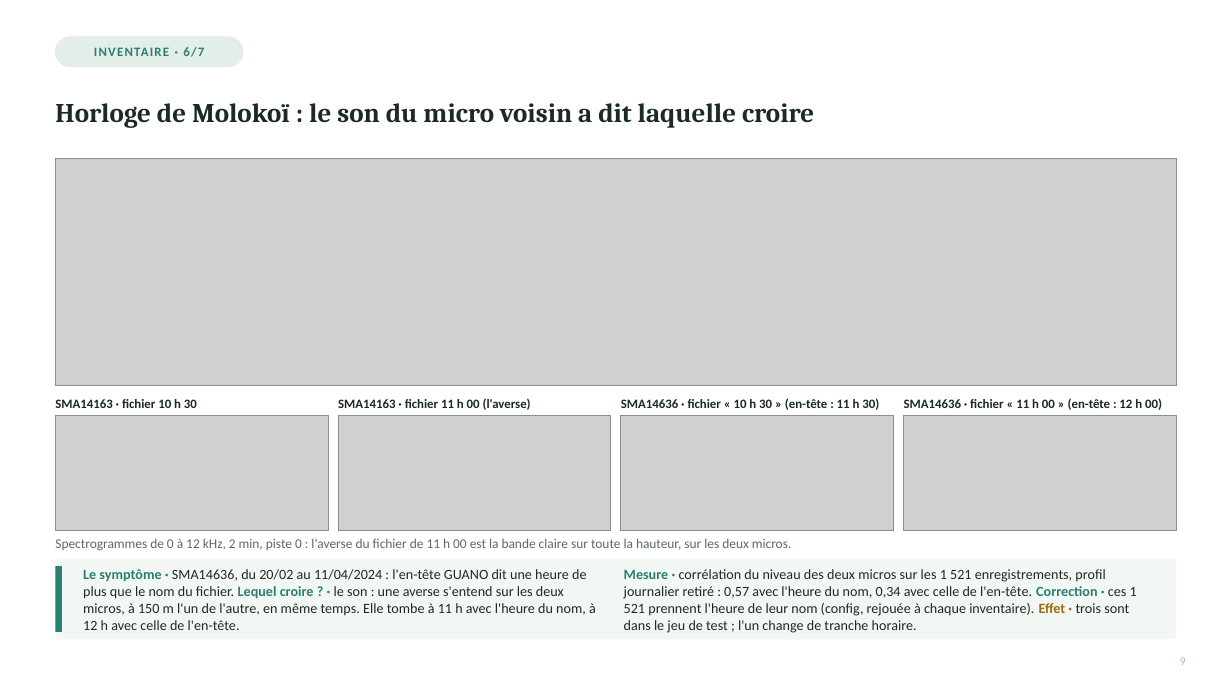
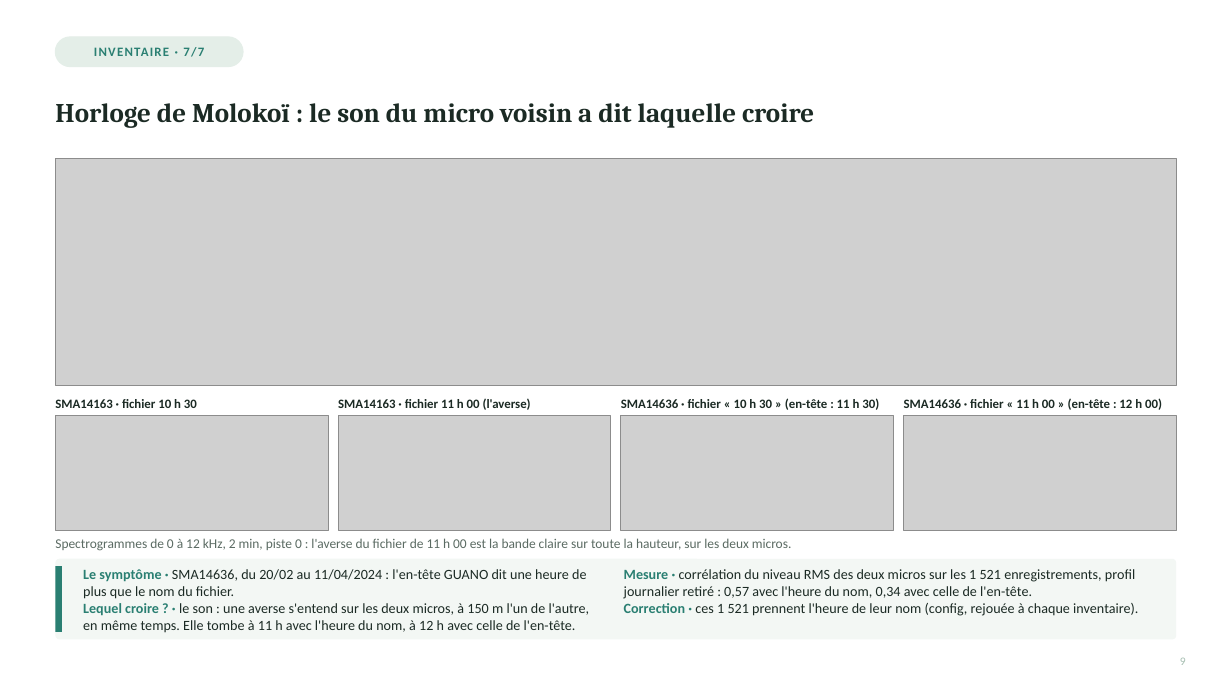
Before and after one commit to Rumble-Paw-Patrol/Grenouille, a slide deck: slide 3 of documentation/prez/presentation_4_paquets/presentation_4_inventaire_qc_v2_paquet_2_diapos_06-11.pptx. Drawn at 1232x693 pixels with LibreOffice and Linux fonts; fonts in the diff are those of the drawing; grey boxes stand for pictures. Boxes give left, top, right and bottom in pixels: in the first picture for what was removed or moved away, otherwise in the second. Text is boxed around its words. In the diff, an @@ line names an element or a change of style, - is before the commit and + after.

```diff
--- a/documentation/prez/presentation_4_paquets/presentation_4_inventaire_qc_v2_paquet_2_diapos_06-11.pptx
+++ b/documentation/prez/presentation_4_paquets/presentation_4_inventaire_qc_v2_paquet_2_diapos_06-11.pptx
@@ text at bbox=[94, 47, 204, 57]: text changed @@
-INVENTAIRE · 6/7
+INVENTAIRE · 7/7
@@ text at bbox=[83, 569, 590, 632]: text changed @@
-Le symptôme · SMA14636, du 20/02 au 11/04/2024 : l'en-tête GUANO dit une heure de plus que le nom du fichier. Lequel croire ? · le son : une averse s'entend sur les deux micros, à 150 m l'un de l'autre, en même temps. Elle tombe à 11 h avec l'heure du nom, à 12 h avec celle de l'en-tête.
+Le symptôme · SMA14636, du 20/02 au 11/04/2024 : l'en-tête GUANO dit une heure de plus que le nom du fichier.
+Lequel croire ? · le son : une averse s'entend sur les deux micros, à 150 m l'un de l'autre, en même temps. Elle tombe à 11 h avec l'heure du nom, à 12 h avec celle de l'en-tête.
@@ text at bbox=[624, 569, 1138, 616]: text changed @@
-Mesure · corrélation du niveau des deux micros sur les 1 521 enregistrements, profil journalier retiré : 0,57 avec l'heure du nom, 0,34 avec celle de l'en-tête. Correction · ces 1 521 prennent l'heure de leur nom (config, rejouée à chaque inventaire). Effet · trois sont dans le jeu de test ; l'un change de tranche horaire.
+Mesure · corrélation du niveau RMS des deux micros sur les 1 521 enregistrements, profil journalier retiré : 0,57 avec l'heure du nom, 0,34 avec celle de l'en-tête.
+Correction · ces 1 521 prennent l'heure de leur nom (config, rejouée à chaque inventaire).
```
Also in this commit, not shown: 6 other slides changed, 17 other files.
